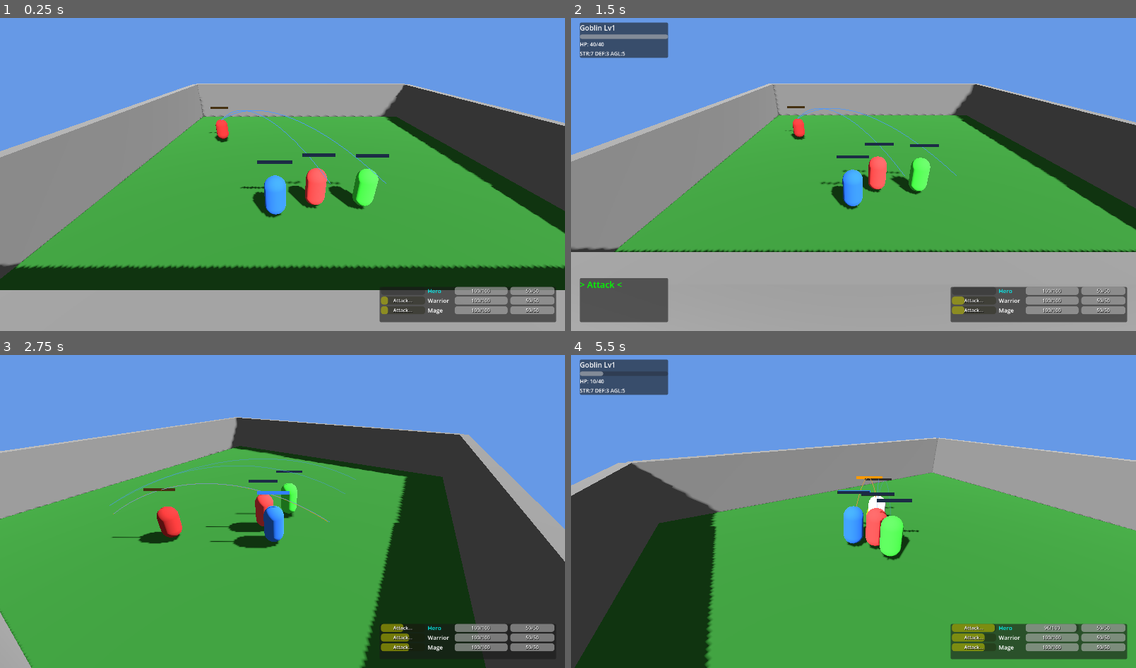
Above: before the commit, frames 1-4 (two rows, left to right).
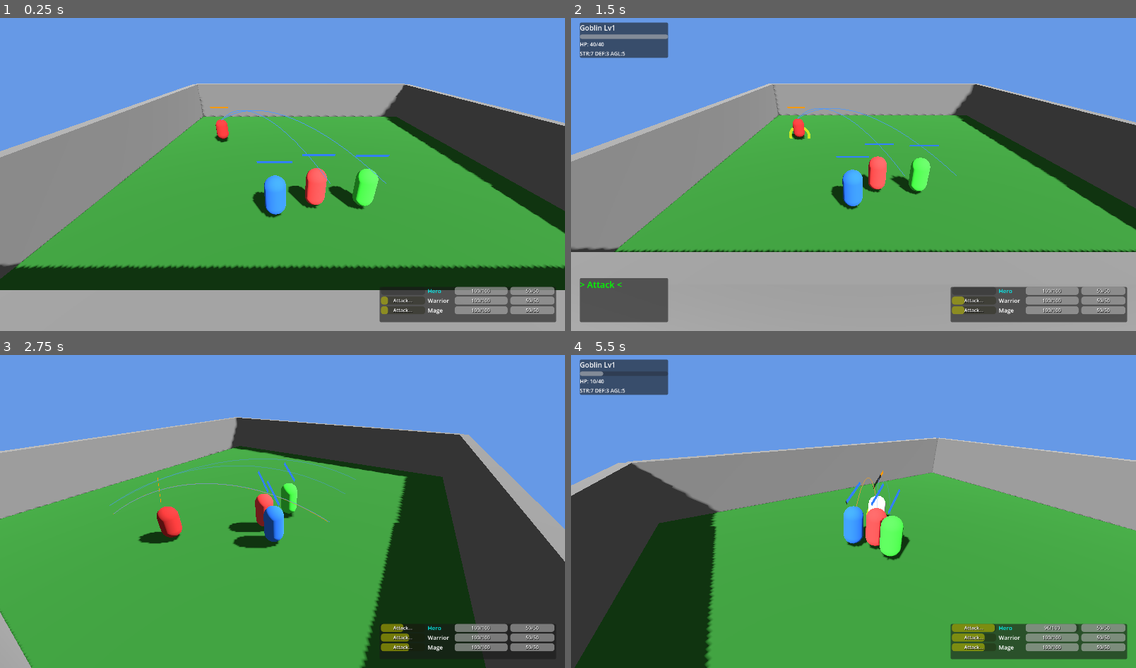
Above: after the commit, the same moments.

Repository: sphenlee/gauntlet
Game: Godot game, scene res://scenes/main.tscn
Same seed, same stepped clock (60 frames per second), same inputs: the game is played once before the commit and once after it.
Inputs:
- Up to frame 1 (0.25 s): no input
- Up to frame 2 (1.5 s): tap Enter (action_confirm) at 0.5 s; hold D (move_right) 0.53-1.28 s; hold Enter (action_confirm) 0.53-1.28 s; hold S (move_down) from 1.28 s (still down); tap Down (camera_down) at 1.35 s
- Up to frame 3 (2.75 s): tap Enter (action_confirm) at 2 s; release S (move_down) at 2.03 s; hold D (move_right) from 2.03 s (still down); tap Left (camera_left) at 2.1 s
- Up to frame 4 (5.5 s): release D (move_right) at 2.78 s; hold W (move_up) 2.78-3.53 s; tap Right (camera_right) at 2.85 s; hold A (move_left) 3.53-5.03 s; tap Up (camera_up) at 3.6 s; tap E (enemy_select_next) at 4.35 s; hold S (move_down) from 5.03 s (still down); hold Q (enemy_select_prev) from 5.03 s (still down)

The runs differ from the first frame. In frame 1, 0.3% of the frame differs, in the area x 37-69%, y 28-55%; in frame 2, 0.3%; in frame 3, 0.3%; in frame 4, 0.4%, in the area x 47-62%, y 36-57%.

Commit message:
Fix HP bars, shadows, and selection cursor visibility
HP bars:
- Replace two-quad approach (z-fighting) with single quad using custom
  shader that draws background and fill in one pass
- Shader handles billboarding in vertex shader, no coplanar geometry
- Disable shadow casting on HP bars (they are UI elements)
- fill_ratio shader parameter controls bar fill amount

Shadows:
- Disable shadow casting on HP bars, selection cursor, and target arcs

Selection cursor:
- Move _update_selection_cursor() before the paused check in _process
  so the cursor is visible during target selection while game is paused

Co-authored-by: Copilot <223556219+Copilot@users.noreply.github.com>

Diff:
--- a/project.godot
+++ b/project.godot
@@ -18,6 +18,7 @@
 
 window/size/viewport_width=1280
 window/size/viewport_height=720
+window/size/mode=3
 
 [input]
 
@@ -47,22 +48,26 @@
 }
 camera_left={
 "deadzone": 0.3,
-"events": [Object(InputEventJoypadMotion,"resource_local_to_scene":false,"resource_name":"","device":-1,"axis":2,"axis_value":-1.0,"script":null), Object(InputEventKey,"resource_local_to_scene":false,"resource_name":"","device":-1,"window_id":0,"alt_pressed":false,"shift_pressed":false,"ctrl_pressed":false,"meta_pressed":false,"pressed":false,"keycode":0,"physical_keycode":4194319,"key_label":0,"unicode":0,"location":0,"echo":false,"script":null)
+"events": [Object(InputEventJoypadMotion,"resource_local_to_scene":false,"resource_name":"","device":-1,"axis":2,"axis_value":-1.0,"script":null)
+, Object(InputEventKey,"resource_local_to_scene":false,"resource_name":"","device":-1,"window_id":0,"alt_pressed":false,"shift_pressed":false,"ctrl_pressed":false,"meta_pressed":false,"pressed":false,"keycode":0,"physical_keycode":4194319,"key_label":0,"unicode":0,"location":0,"echo":false,"script":null)
 ]
 }
 camera_right={
 "deadzone": 0.3,
-"events": [Object(InputEventJoypadMotion,"resource_local_to_scene":false,"resource_name":"","device":-1,"axis":2,"axis_value":1.0,"script":null), Object(InputEventKey,"resource_local_to_scene":false,"resource_name":"","device":-1,"window_id":0,"alt_pressed":false,"shift_pressed":false,"ctrl_pressed":false,"meta_pressed":false,"pressed":false,"keycode":0,"physical_keycode":4194321,"key_label":0,"unicode":0,"location":0,"echo":false,"script":null)
+"events": [Object(InputEventJoypadMotion,"resource_local_to_scene":false,"resource_name":"","device":-1,"axis":2,"axis_value":1.0,"script":null)
+, Object(InputEventKey,"resource_local_to_scene":false,"resource_name":"","device":-1,"window_id":0,"alt_pressed":false,"shift_pressed":false,"ctrl_pressed":false,"meta_pressed":false,"pressed":false,"keycode":0,"physical_keycode":4194321,"key_label":0,"unicode":0,"location":0,"echo":false,"script":null)
 ]
 }
 camera_up={
 "deadzone": 0.3,
-"events": [Object(InputEventJoypadMotion,"resource_local_to_scene":false,"resource_name":"","device":-1,"axis":3,"axis_value":-1.0,"script":null), Object(InputEventKey,"resource_local_to_scene":false,"resource_name":"","device":-1,"window_id":0,"alt_pressed":false,"shift_pressed":false,"ctrl_pressed":false,"meta_pressed":false,"pressed":false,"keycode":0,"physical_keycode":4194320,"key_label":0,"unicode":0,"location":0,"echo":false,"script":null)
+"events": [Object(InputEventJoypadMotion,"resource_local_to_scene":false,"resource_name":"","device":-1,"axis":3,"axis_value":-1.0,"script":null)
+, Object(InputEventKey,"resource_local_to_scene":false,"resource_name":"","device":-1,"window_id":0,"alt_pressed":false,"shift_pressed":false,"ctrl_pressed":false,"meta_pressed":false,"pressed":false,"keycode":0,"physical_keycode":4194320,"key_label":0,"unicode":0,"location":0,"echo":false,"script":null)
 ]
 }
 camera_down={
 "deadzone": 0.3,
-"events": [Object(InputEventJoypadMotion,"resource_local_to_scene":false,"resource_name":"","device":-1,"axis":3,"axis_value":1.0,"script":null), Object(InputEventKey,"resource_local_to_scene":false,"resource_name":"","device":-1,"window_id":0,"alt_pressed":false,"shift_pressed":false,"ctrl_pressed":false,"meta_pressed":false,"pressed":false,"keycode":0,"physical_keycode":4194322,"key_label":0,"unicode":0,"location":0,"echo":false,"script":null)
+"events": [Object(InputEventJoypadMotion,"resource_local_to_scene":false,"resource_name":"","device":-1,"axis":3,"axis_value":1.0,"script":null)
+, Object(InputEventKey,"resource_local_to_scene":false,"resource_name":"","device":-1,"window_id":0,"alt_pressed":false,"shift_pressed":false,"ctrl_pressed":false,"meta_pressed":false,"pressed":false,"keycode":0,"physical_keycode":4194322,"key_label":0,"unicode":0,"location":0,"echo":false,"script":null)
 ]
 }
 action_confirm={
--- a/scripts/enemy.gd
+++ b/scripts/enemy.gd
@@ -26,18 +26,16 @@
 var party_members: Array = []
 var mesh: MeshInstance3D
 var collision: CollisionShape3D
-var hp_bar_fill: MeshInstance3D
+var hp_bar: MeshInstance3D
 
 func _ready() -> void:
 	for child in get_children():
-		if child is MeshInstance3D:
+		if child is MeshInstance3D and child.name != "HPBar":
 			mesh = child
 		elif child is CollisionShape3D:
 			collision = child
 		elif child.name == "HPBar":
-			for sub in child.get_children():
-				if sub.name == "Fill":
-					hp_bar_fill = sub
+			hp_bar = child
 	think_timer = randf_range(0.5, think_delay)
 
 func _physics_process(delta: float) -> void:
@@ -59,10 +57,11 @@
 	_update_hp_bar()
 
 func _update_hp_bar() -> void:
-	if hp_bar_fill and stats:
+	if hp_bar and stats:
 		var ratio = clampf(float(stats.current_hp) / float(stats.max_hp), 0.0, 1.0)
-		hp_bar_fill.scale.x = ratio
-		hp_bar_fill.position.x = -(1.0 - ratio) * 0.6
+		var mat = hp_bar.get_surface_override_material(0) as ShaderMaterial
+		if mat:
+			mat.set_shader_parameter("fill_ratio", ratio)
 
 func _handle_idle(delta: float) -> void:
 	velocity.x = move_toward(velocity.x, 0, move_speed)
--- a/scripts/main.gd
+++ b/scripts/main.gd
@@ -108,40 +108,24 @@
 	return character
 
 func _add_hp_bar(entity: CharacterBody3D, color: Color) -> void:
-	var bar_root = Node3D.new()
-	bar_root.name = "HPBar"
-	bar_root.position.y = 2.2
-
-	# Background quad
-	var bg = MeshInstance3D.new()
-	bg.name = "Background"
-	var bg_quad = QuadMesh.new()
-	bg_quad.size = Vector2(1.2, 0.12)
-	bg.mesh = bg_quad
-	var bg_mat = StandardMaterial3D.new()
-	bg_mat.albedo_color = Color(0.1, 0.1, 0.1, 0.8)
-	bg_mat.transparency = BaseMaterial3D.TRANSPARENCY_ALPHA
-	bg_mat.shading_mode = BaseMaterial3D.SHADING_MODE_UNSHADED
-	bg_mat.billboard_mode = BaseMaterial3D.BILLBOARD_ENABLED
-	bg.set_surface_override_material(0, bg_mat)
-	bar_root.add_child(bg)
-
-	# Fill quad
-	var fill = MeshInstance3D.new()
-	fill.name = "Fill"
-	var fill_quad = QuadMesh.new()
-	fill_quad.size = Vector2(1.2, 0.12)
-	fill.mesh = fill_quad
-	var fill_mat = StandardMaterial3D.new()
-	fill_mat.albedo_color = color
-	fill_mat.shading_mode = BaseMaterial3D.SHADING_MODE_UNSHADED
-	fill_mat.billboard_mode = BaseMaterial3D.BILLBOARD_ENABLED
-	fill.set_surface_override_material(0, fill_mat)
-	# Offset slightly forward so it renders on top of background
-	fill.position.z = -0.001
-	bar_root.add_child(fill)
-
-	entity.add_child(bar_root)
+	var bar = MeshInstance3D.new()
+	bar.name = "HPBar"
+	bar.position.y = 2.2
+	bar.cast_shadow = GeometryInstance3D.SHADOW_CASTING_SETTING_OFF
+
+	var quad = QuadMesh.new()
+	quad.size = Vector2(1.2, 0.12)
+	bar.mesh = quad
+
+	var shader_mat = ShaderMaterial.new()
+	var shader = load("res://shaders/hp_bar.gdshader") as Shader
+	shader_mat.shader = shader
+	shader_mat.set_shader_parameter("fill_color", color)
+	shader_mat.set_shader_parameter("bg_color", Color(0.1, 0.1, 0.1, 0.8))
+	shader_mat.set_shader_parameter("fill_ratio", 1.0)
+	bar.set_surface_override_material(0, shader_mat)
+
+	entity.add_child(bar)
 
 func _build_camera() -> void:
 	camera_controller = CameraController.new()
@@ -196,6 +180,7 @@
 
 func _build_selection_cursor() -> void:
 	selection_cursor = MeshInstance3D.new()
+	selection_cursor.cast_shadow = GeometryInstance3D.SHADOW_CASTING_SETTING_OFF
 	var torus = TorusMesh.new()
 	torus.inner_radius = 0.6
 	torus.outer_radius = 0.8
@@ -284,13 +269,13 @@
 	return enemy
 
 func _process(delta: float) -> void:
+	_update_selection_cursor()
 	if get_tree().paused:
 		return
 	_handle_leader_movement()
 	_handle_follower_formation(delta)
 	_handle_auto_attacks(delta)
 	_update_camera_state()
-	_update_selection_cursor()
 
 func _input(event: InputEvent) -> void:
 	match game_state:
@@ -493,6 +478,7 @@
 		return
 	var arc = TargetArc.new()
 	arc.process_mode = Node.PROCESS_MODE_PAUSABLE
+	arc.cast_shadow = GeometryInstance3D.SHADOW_CASTING_SETTING_OFF
 	# Use world-space positions, arc is added to the scene root
 	var from_pos = from_node.global_position + Vector3(0, 1.0, 0)
 	var to_pos = to_node.global_position + Vector3(0, 1.0, 0)
--- a/scripts/player_character.gd
+++ b/scripts/player_character.gd
@@ -32,19 +32,17 @@
 var gravity: float = ProjectSettings.get_setting("physics/3d/default_gravity")
 var mesh: MeshInstance3D
 var collision: CollisionShape3D
-var hp_bar_fill: MeshInstance3D
+var hp_bar: MeshInstance3D
 
 func _ready() -> void:
 	# Find child nodes created programmatically
 	for child in get_children():
-		if child is MeshInstance3D:
+		if child is MeshInstance3D and child.name != "HPBar":
 			mesh = child
 		elif child is CollisionShape3D:
 			collision = child
 		elif child.name == "HPBar":
-			for sub in child.get_children():
-				if sub.name == "Fill":
-					hp_bar_fill = sub
+			hp_bar = child
 
 func _physics_process(delta: float) -> void:
 	if state == State.DEAD:
@@ -66,11 +64,11 @@
 	_update_hp_bar()
 
 func _update_hp_bar() -> void:
-	if hp_bar_fill and stats:
+	if hp_bar and stats:
 		var ratio = clampf(float(stats.current_hp) / float(stats.max_hp), 0.0, 1.0)
-		hp_bar_fill.scale.x = ratio
-		# Shift left so bar drains from right
-		hp_bar_fill.position.x = -(1.0 - ratio) * 0.6
+		var mat = hp_bar.get_surface_override_material(0) as ShaderMaterial
+		if mat:
+			mat.set_shader_parameter("fill_ratio", ratio)
 
 func _handle_idle(_delta: float) -> void:
 	if is_leader:
--- /dev/null
+++ b/shaders/hp_bar.gdshader
@@ -0,0 +1,26 @@
+shader_type spatial;
+render_mode unshaded, cull_disabled, shadows_disabled, skip_vertex_transform;
+
+uniform float fill_ratio : hint_range(0.0, 1.0) = 1.0;
+uniform vec4 fill_color : source_color = vec4(0.2, 0.5, 1.0, 1.0);
+uniform vec4 bg_color : source_color = vec4(0.1, 0.1, 0.1, 0.8);
+
+void vertex() {
+	// Billboard: extract camera right and up from view matrix
+	vec3 right = vec3(INV_VIEW_MATRIX[0][0], INV_VIEW_MATRIX[1][0], INV_VIEW_MATRIX[2][0]);
+	vec3 up = vec3(INV_VIEW_MATRIX[0][1], INV_VIEW_MATRIX[1][1], INV_VIEW_MATRIX[2][1]);
+
+	vec3 world_pos = (MODEL_MATRIX * vec4(0.0, 0.0, 0.0, 1.0)).xyz;
+	vec3 offset = right * VERTEX.x + up * VERTEX.y;
+	POSITION = PROJECTION_MATRIX * VIEW_MATRIX * vec4(world_pos + offset, 1.0);
+}
+
+void fragment() {
+	if (UV.x < fill_ratio) {
+		ALBEDO = fill_color.rgb;
+		ALPHA = fill_color.a;
+	} else {
+		ALBEDO = bg_color.rgb;
+		ALPHA = bg_color.a;
+	}
+}
Not shown, added: shaders/hp_bar.gdshader.uid
